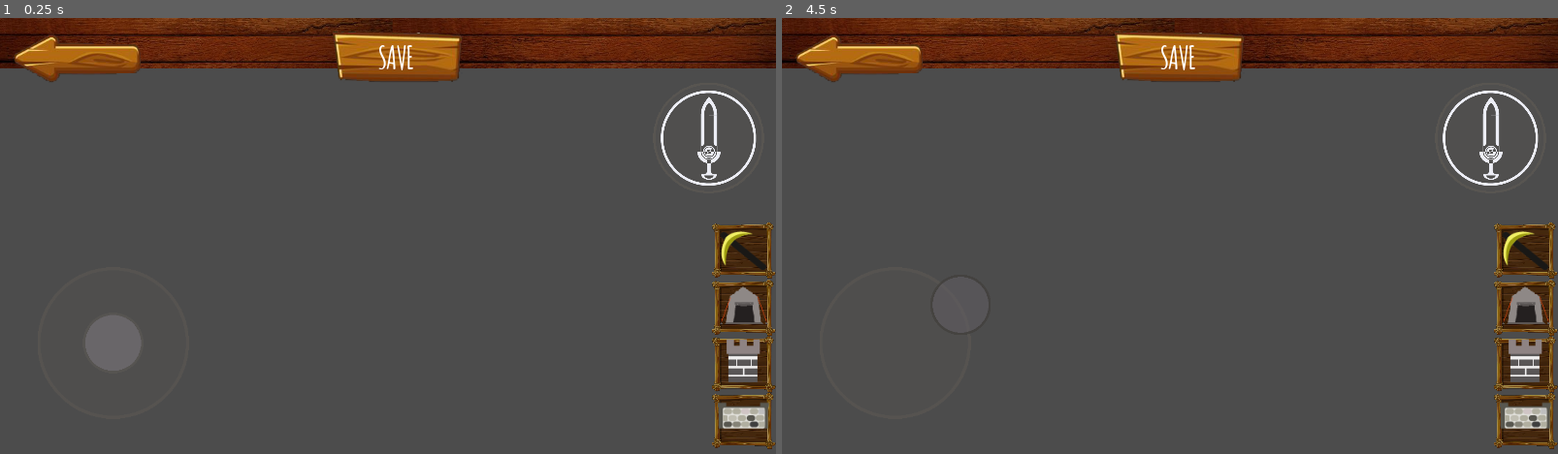
Above: before the commit, frames 1-2 (left to right).
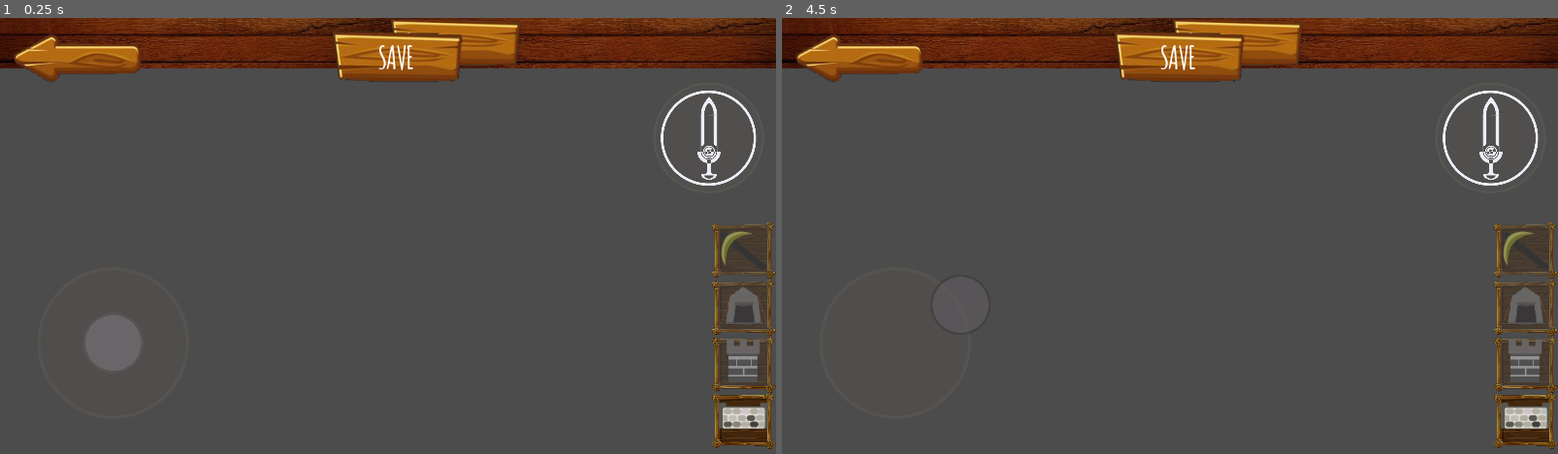
Above: after the commit, the same moments.

Repository: dzeus14omega/aoe_by_GODOT
Game: Godot game, scene res://scenes/setting_ChangeControl.tscn
Same seed, same stepped clock (60 frames per second), same inputs: the game is played once before the commit and once after it. This scene is started directly instead of the project's main scene. The engine's default icon, where the game draws it, is replaced by a stand-in: a white triangle on a blue panel in a dark square.
Inputs (mouse positions are in pixels of both pictures, inside the frame that each line leads up to):
- Up to frame 1 (0.25 s): no input
- Up to frame 2 (4.5 s): click (1526, 414) at 0.5 s; click (1526, 414) at 1.25 s; click (1526, 414) at 2 s; click (859, 57) at 2.75 s; click "SAVE" at 3.5 s; drag from (898, 340) to (1247, 140) at 4.27 s

The runs differ from the first frame. In frame 1, 2.8% of the frame differs, in the area x 50-100%, y 0-85%; in frame 2, 2.8%.
Error before the commit: Invalid call. Nonexistent function 'buildConstruction' in base 'Control'. (res://actor/player/ui_component/Build_buttons.gd:49)
Error after the commit: Invalid call. Nonexistent function 'buildConstruction' in base 'Control'. (res://actor/player/ui_component/Build_buttons.gd:52)

Commit message:
fix ui button build

Diff:
--- a/actor/player/UI.tscn
+++ b/actor/player/UI.tscn
@@ -7,6 +7,7 @@
 [ext_resource path="res://font_style/Amatic-Bold.ttf" type="DynamicFontData" id=5]
 [ext_resource path="res://actor/player/ui_component/CommandOrder.tscn" type="PackedScene" id=6]
 [ext_resource path="res://assets/ui/woodbarupper.jpg" type="Texture" id=7]
+[ext_resource path="res://assets/ui/info_bar.png" type="Texture" id=8]
 
 [sub_resource type="DynamicFont" id=1]
 size = 60
@@ -40,27 +41,30 @@
 
 [node name="build_buttons" parent="." instance=ExtResource( 2 )]
 margin_left = -256.0
-margin_top = 360.0
+margin_top = 504.0
 margin_right = -128.0
-margin_bottom = -364.0
+margin_bottom = -292.0
 
 [node name="tacticalControl" parent="." instance=ExtResource( 4 )]
 margin_right = -1280.0
 margin_bottom = 128.0
 
-[node name="status" type="Control" parent="."]
+[node name="status" type="TextureRect" parent="."]
 anchor_right = 1.0
 anchor_bottom = 0.007
-margin_left = 1024.0
-margin_right = -512.0
-margin_bottom = 120.44
+margin_left = 968.0
+margin_right = -632.0
+margin_bottom = 112.44
+texture = ExtResource( 8 )
+expand = true
 __meta__ = {
-"_edit_use_anchors_": false
+"_edit_group_": true
 }
 
 [node name="Label" type="Label" parent="status"]
+margin_left = 32.0
 margin_top = 24.0
-margin_right = 94.0
+margin_right = 126.0
 margin_bottom = 167.0
 size_flags_stretch_ratio = 0.0
 custom_fonts/font = SubResource( 1 )
@@ -70,10 +74,10 @@
 }
 
 [node name="gold_amount" type="Label" parent="status"]
-margin_left = 118.692
-margin_top = 10.3476
-margin_right = 310.692
-margin_bottom = 97.3476
+margin_left = 112.0
+margin_top = 24.0
+margin_right = 280.0
+margin_bottom = 111.0
 custom_fonts/font = SubResource( 2 )
 __meta__ = {
 "_edit_use_anchors_": false
--- a/actor/player/ui_component/Build_buttons.gd
+++ b/actor/player/ui_component/Build_buttons.gd
@@ -2,14 +2,12 @@
 
 var output
 var parent
-
 
 # Called when the node enters the scene tree for the first time.
 func _ready():
 	parent = self.get_parent().get_parent()
 	buildConstructionDisable()
 	pass # Replace with function body.
-
 
 # Called every frame. 'delta' is the elapsed time since the previous frame.
 #func _process(delta):
@@ -29,15 +27,20 @@
 	$listButton/buildTower.disabled = true
 	pass
 
+func buildWallAllow():
+	$listButton/buildWall.disabled = false
+	pass
+
+func buildWallDisable():
+	$listButton/buildWall.disabled = true
+
 func _on_buildGoldMine_button_up():
 	parent.buildConstruction(0)
 	pass # Replace with function body.
 
-
 func _on_buildBarrack_button_up():
 	parent.buildConstruction(1)
 	pass # Replace with function body.
-
 
 func _on_buildTower_button_up():
 	parent.buildConstruction(2)
--- a/actor/player/ui_component/Build_buttons.tscn
+++ b/actor/player/ui_component/Build_buttons.tscn
@@ -6,6 +6,10 @@
 [ext_resource path="res://assets/icon/wall_icon.png" type="Texture" id=4]
 [ext_resource path="res://assets/icon/tower_icon.png" type="Texture" id=5]
 [ext_resource path="res://assets/icon/goldmine_icon.png" type="Texture" id=6]
+[ext_resource path="res://assets/icon/wall_icon_disable.png" type="Texture" id=7]
+[ext_resource path="res://assets/icon/barack_icon_disable.png" type="Texture" id=8]
+[ext_resource path="res://assets/icon/tower_icon_disable.png" type="Texture" id=9]
+[ext_resource path="res://assets/icon/goldmine_icon_disable.png" type="Texture" id=10]
 
 [node name="build_buttons" type="Control"]
 anchor_left = 1.0
@@ -103,6 +107,7 @@
 margin_right = 64.0
 margin_bottom = 64.0
 texture_normal = ExtResource( 6 )
+texture_disabled = ExtResource( 10 )
 stretch_mode = 5
 __meta__ = {
 "_edit_use_anchors_": false
@@ -113,6 +118,7 @@
 margin_right = 64.0
 margin_bottom = 132.0
 texture_normal = ExtResource( 3 )
+texture_disabled = ExtResource( 8 )
 stretch_mode = 6
 __meta__ = {
 "_edit_use_anchors_": false
@@ -123,6 +129,7 @@
 margin_right = 64.0
 margin_bottom = 200.0
 texture_normal = ExtResource( 5 )
+texture_disabled = ExtResource( 9 )
 stretch_mode = 1
 __meta__ = {
 "_edit_use_anchors_": false
@@ -133,6 +140,7 @@
 margin_right = 64.0
 margin_bottom = 268.0
 texture_normal = ExtResource( 4 )
+texture_disabled = ExtResource( 7 )
 __meta__ = {
 "_edit_use_anchors_": false
 }
--- a/actor/player/ui_component/TacticalControl.tscn
+++ b/actor/player/ui_component/TacticalControl.tscn
@@ -13,10 +13,8 @@
 }
 
 [node name="HScrollBar" type="ScrollContainer" parent="."]
-margin_left = 18.0
-margin_top = 22.0
-margin_right = 735.0
-margin_bottom = 142.0
+margin_right = 725.0
+margin_bottom = 195.0
 scroll_vertical_enabled = false
 scroll_deadzone = -20
 __meta__ = {
--- a/actor/unit/King.gd
+++ b/actor/unit/King.gd
@@ -191,10 +191,13 @@
 	$Sprite.set_modulate(Color(colorString))
 	$AnimatedSprite.set_modulate(Color(colorString))
 
-func _isBuildWallAvailable():
+func isBuildWallAvailable():
 	var tmp = $direction/buildWallArea.get_overlapping_bodies()
 	if tmp.size() == 0:
+		if has_node("UI"):
+			$UI/build_buttons.buildWallAllow()
 		return true
+	$UI/build_buttons.buildWallDisable()
 	return false
 
 sync func setup_Construction(pos, rot, type, peerID, constructID):
@@ -244,7 +247,7 @@
 
 		_curBuildType = type
 		if type == 3:
-			if _isBuildWallAvailable():
+			if isBuildWallAvailable():
 				if (spendGold_If_Possible(_wall._cost)):
 					#manage status
 					self._status = 1
--- a/actor/unit/Soldier.gd
+++ b/actor/unit/Soldier.gd
@@ -46,8 +46,8 @@
 			$healthBar.value = self._hp
 
 	#set value for main target
-	._process(delta)
 	if get_parent().is_network_master() and get_parent() != null:
+		._process(delta)
 		_find_closestEnemy()
 		if main_target ==null:
 			main_target = get_parent().get_parent().get_mainTarget()
--- a/actor/unit/unit.gd
+++ b/actor/unit/unit.gd
@@ -20,7 +20,8 @@
 	pass # Replace with function body.
 
 func _process(delta):
-	state_command = _ownKing.get_command_State()
+	if _ownKing != null:
+		state_command = _ownKing.get_command_State()
 
 func getTrainTime():
 	return  _trainTime
Not shown: 1 places in actor/player/UI.tscn that only renumber resources
Not shown: 1 places in actor/player/ui_component/Build_buttons.tscn that only renumber resources
Binary file added: assets/icon/barack_icon_disable.png
Not shown, added: assets/icon/barack_icon_disable.png.import
Binary file added: assets/icon/goldmine_icon_disable.png
Not shown, added: assets/icon/goldmine_icon_disable.png.import
Binary file added: assets/icon/tower_icon_disable.png
Not shown, added: assets/icon/tower_icon_disable.png.import
Binary file added: assets/icon/wall_icon_disable.png
Not shown, added: assets/icon/wall_icon_disable.png.import
Binary file added: assets/ui/blur_disable.png
Not shown, added: assets/ui/blur_disable.png.import
(and 1 more such lines)
